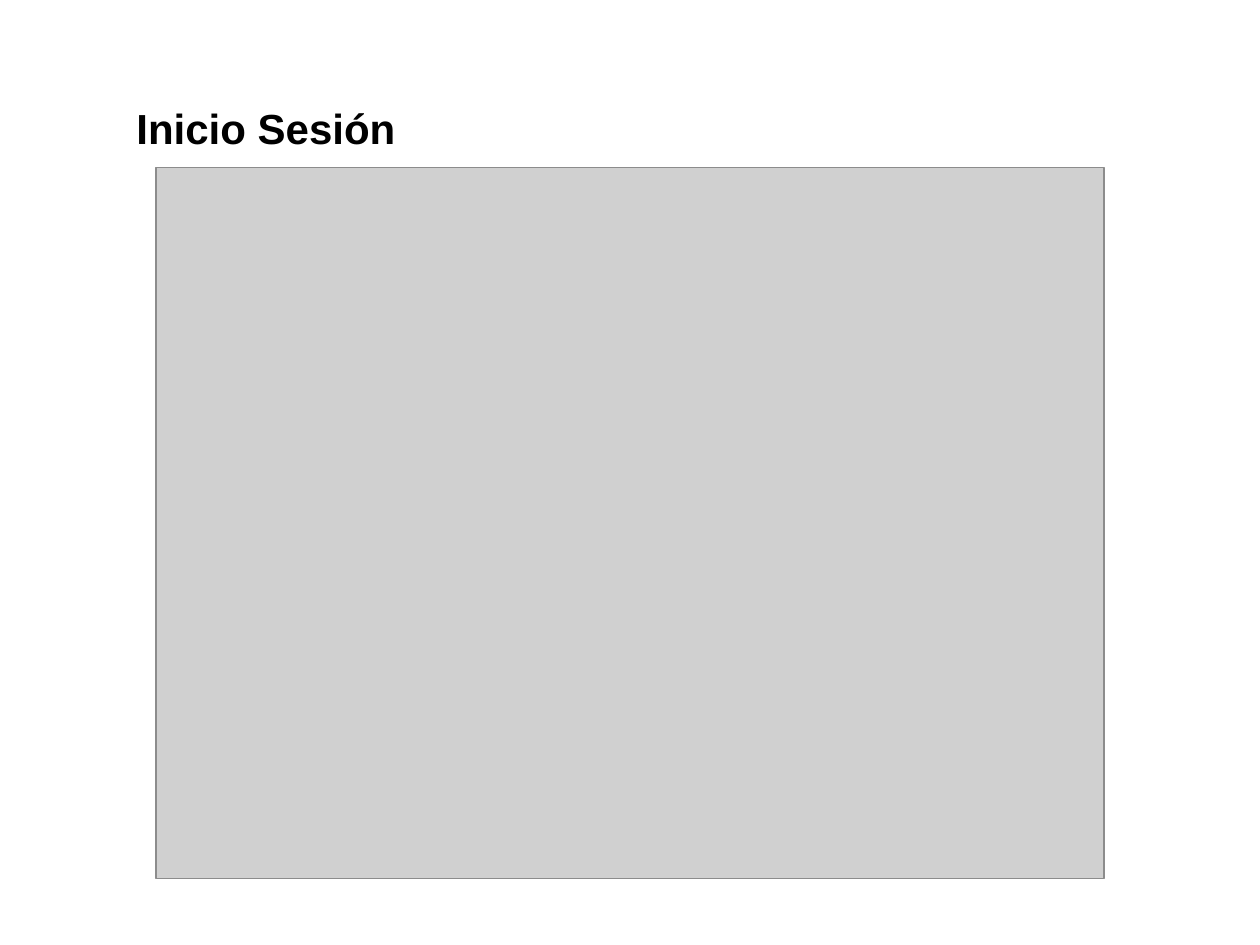
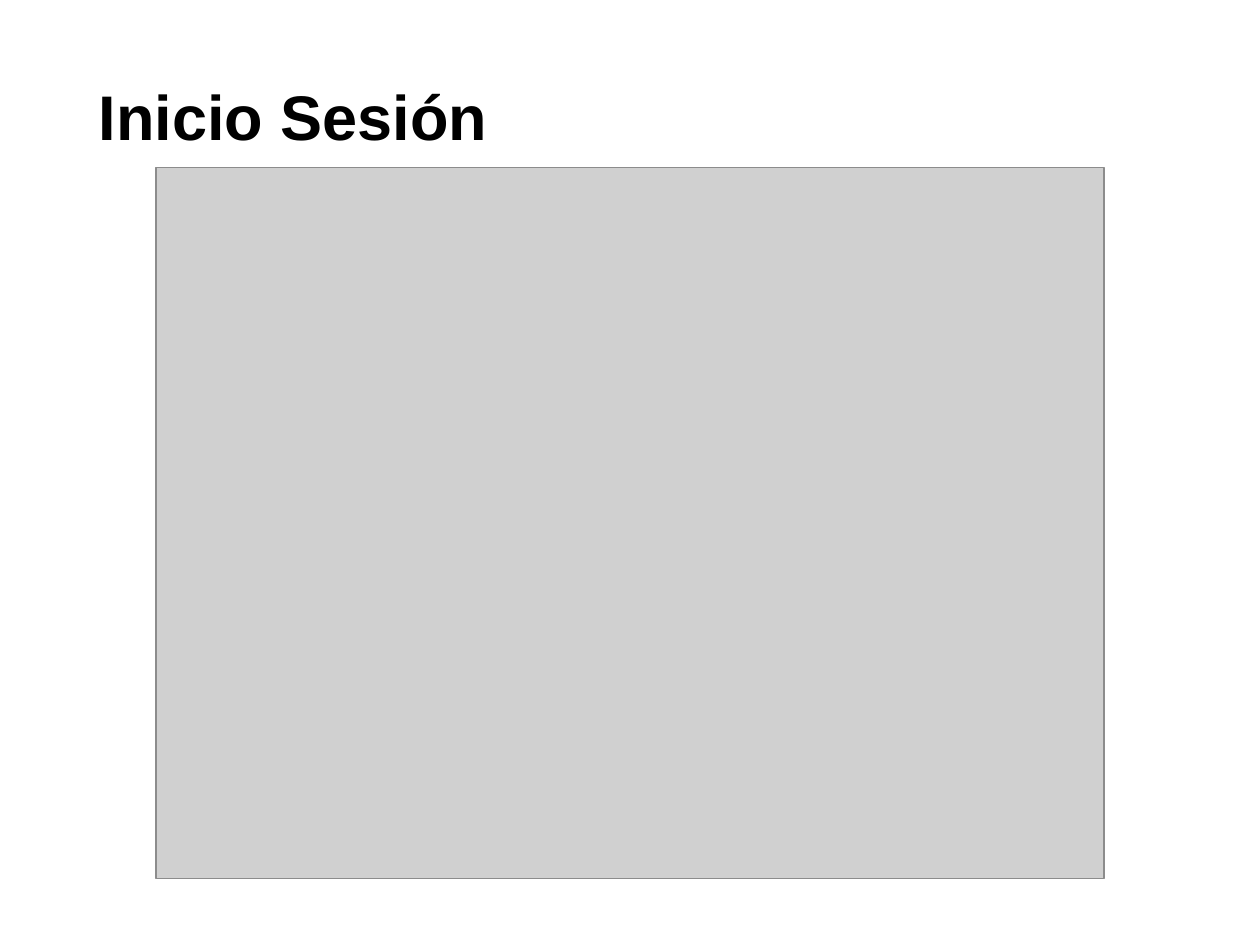
Before and after one commit to saburto/sigset, a slide deck: slide 4 of sigset/documentos/Documentos finales/Presentacion.pptx. Drawn at 1260x945 pixels with LibreOffice and Linux fonts; fonts in the diff are those of the drawing; grey boxes stand for pictures; background and template pictures are left out. Boxes give left, top, right and bottom in pixels: in the first picture for what was removed or moved away, otherwise in the second. Text is boxed around its words. In the diff, an @@ line names an element or a change of style, - is before the commit and + after.

```diff
--- a/sigset/documentos/Documentos finales/Presentacion.pptx
+++ b/sigset/documentos/Documentos finales/Presentacion.pptx
@@ text "Inicio Sesión": place and size @@
-text "Inicio Sesión" at <box>136,113,396,145</box>
+text "Inicio Sesión" at <box>99,93,487,141</box>
@@ text "Inicio Sesión" at <box>99,93,487,141</box>: size 24 to 36 pt @@
```
Also in this commit, not shown: 2 other slides changed, 1 slide added.
